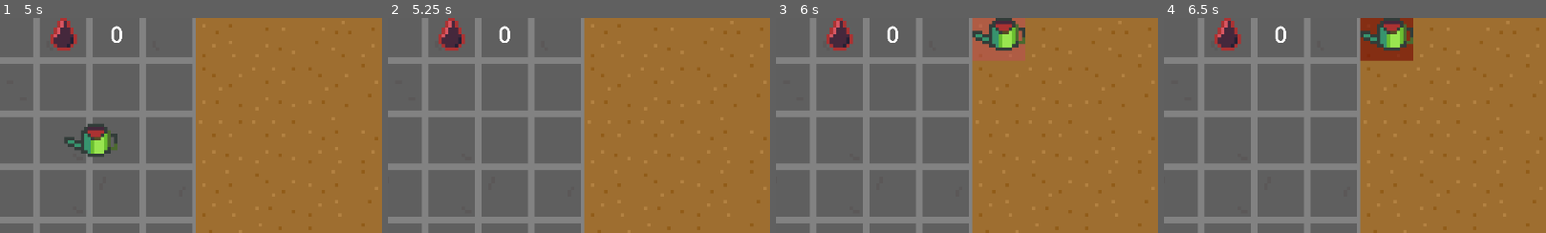
Above: before the commit, frames 1-4 (left to right).
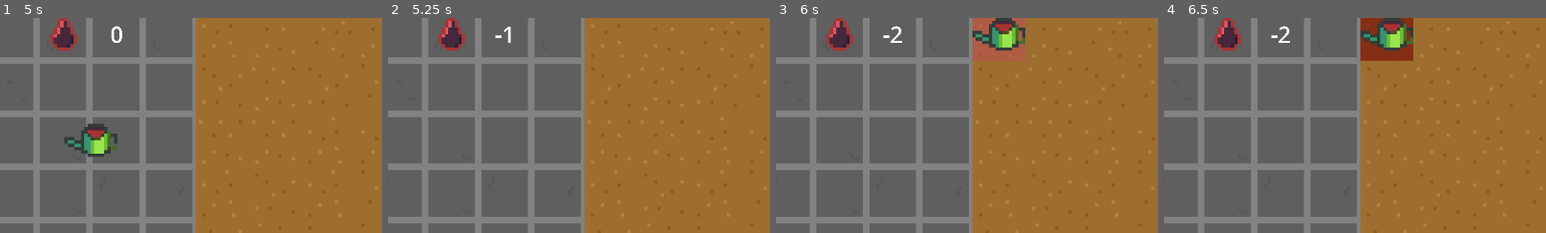
Above: after the commit, the same moments.

Repository: aeriab/giftjam_lebron
Game: Godot game, scene res://main/main.tscn
Same seed, same stepped clock (60 frames per second), same inputs: the game is played once before the commit and once after it.
Inputs (mouse positions are % of the whole screen's width and height, from its top left):
- Up to frame 1 (5 s): click (95, 50) at 0.5 s; click (12, 50) at 1.25 s; click (95, 50) at 2 s; click (12, 50) at 2.75 s; click (95, 50) at 3.5 s; click (12, 50) at 4.25 s
- Up to frame 2 (5.25 s): move the mouse to (29, 13) at 5.02 s; click (29, 13) at 5.17 s
- Up to frame 3 (6 s): tap Enter at 5.75 s; move the mouse to (29, 25) at 5.77 s; click (29, 25) at 5.92 s
- Up to frame 4 (6.5 s): no input
The pictures show only the part of the screen within x 0-50%, y 22-72%; the shares and areas given below are measured in that part.

Frame 1 is identical in both runs. In frame 2, 0.2% of the frame differs, in the area x 28-33%, y 3-12%; in frame 3, 0.2%; in frame 4, 0.2%.

Commit message:
lol the blood goes negative

Diff:
--- a/UI/ui.gd
+++ b/UI/ui.gd
@@ -4,12 +4,17 @@
 
 func _ready():
 	SignalManager.sheep_killed.connect(addBlood)
+	SignalManager.blood_watered.connect(minusBlood)
 	$Blood/BloodMeter.text = str(blood)
 
 func addBlood():
 	blood += 1
 	$Blood/BloodMeter.text = str(blood)
 
+func minusBlood():
+	blood -=1
+	$Blood/BloodMeter.text = str(blood)
+
 # Called every frame. 'delta' is the elapsed time since the previous frame.
 func _process(delta: float) -> void:
 	pass
--- a/flower/interactive_color_rect.gd
+++ b/flower/interactive_color_rect.gd
@@ -48,9 +48,10 @@
 			target_opacity = MAX_OPACITY + randf_range(0.1, 0.2)
 			planted_tile = true
 			target_color = COLOR_PLANTED
+			SignalManager.blood_watered.emit()
 
-	if event is InputEventMouseButton and event.pressed and event.button_index == MOUSE_BUTTON_RIGHT:
-		if planted_tile:
-			target_opacity = 0.0
-			planted_tile = false
-			target_color = COLOR_BLANK
+	#if event is InputEventMouseButton and event.pressed and event.button_index == MOUSE_BUTTON_RIGHT:
+		#if planted_tile:
+			#target_opacity = 0.0
+			#planted_tile = false
+			#target_color = COLOR_BLANK
--- a/signal_manager.gd
+++ b/signal_manager.gd
@@ -1,3 +1,4 @@
 extends Node
 
 signal sheep_killed()
+signal blood_watered()
